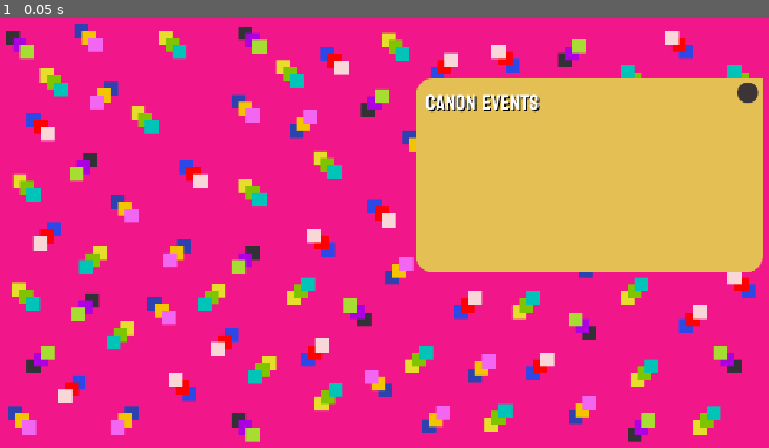
Above: before the commit, frame 1.
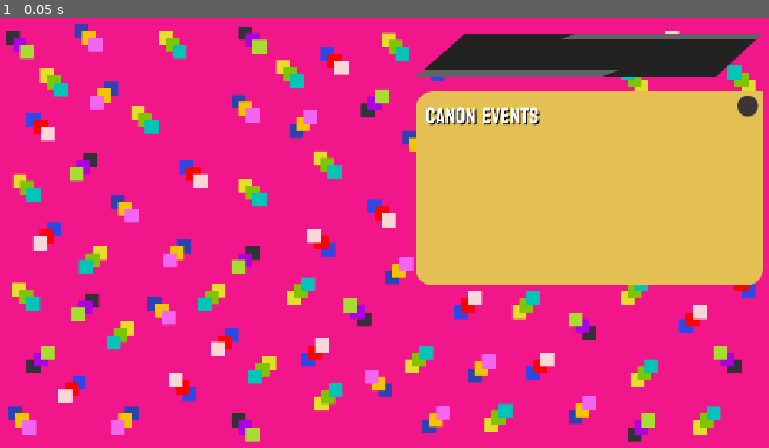
Above: after the commit, the same moment.

Repository: shi-reker/ScrollMaxxer
Game: Godot game, scene res://Scenes/main.tscn
Two runs of this game, one before a commit and one after it. Both use one fixed random seed, a clock stepped at 60 frames per second and the inputs below.
Inputs:
- Up to frame 1 (0.05 s): no input

The runs differ from the first frame. In frame 1, 7.6% of the frame differs, in the area x 54-100%, y 3-63%.

Commit message:
stuff

Diff:
--- a/Scenes/main.tscn
+++ b/Scenes/main.tscn
@@ -1,6 +1,7 @@
 [gd_scene format=3 uid="uid://drlkwkkmqxltw"]
 
 [ext_resource type="Texture2D" uid="uid://cb117cfpp711r" path="res://Assets/bg.png" id="1_jjgbg"]
+[ext_resource type="Texture2D" uid="uid://1mra7sxu7xoo" path="res://Assets/day counter.png" id="2_8gbba"]
 [ext_resource type="Texture2D" uid="uid://c1sb1m51vcy46" path="res://Assets/todo list.png" id="2_bo1nx"]
 
 [node name="Main" type="Node2D" unique_id=1606289912]
@@ -20,12 +21,23 @@
 
 [node name="UI layer" type="CanvasLayer" parent="BG layer" unique_id=186027742]
 
-[node name="TextureRect" type="TextureRect" parent="BG layer/UI layer" unique_id=678806263]
+[node name="TimeCounter" type="TextureRect" parent="BG layer/UI layer" unique_id=1091252154]
 anchors_preset = -1
 anchor_left = 0.98
-anchor_top = 0.14
+anchor_top = 0.04
 anchor_right = 0.98
-anchor_bottom = 0.14
+anchor_bottom = 0.04
+offset_left = -500.0
+offset_bottom = 63.0
+grow_horizontal = 0
+texture = ExtResource("2_8gbba")
+
+[node name="ToDoList" type="TextureRect" parent="BG layer/UI layer" unique_id=678806263]
+anchors_preset = -1
+anchor_left = 0.98
+anchor_top = 0.17
+anchor_right = 0.98
+anchor_bottom = 0.17
 offset_left = -500.0
 offset_bottom = 280.0
 grow_horizontal = 0
Binary file added: Assets/day counter.png
Not shown, added: Assets/day counter.png.import
